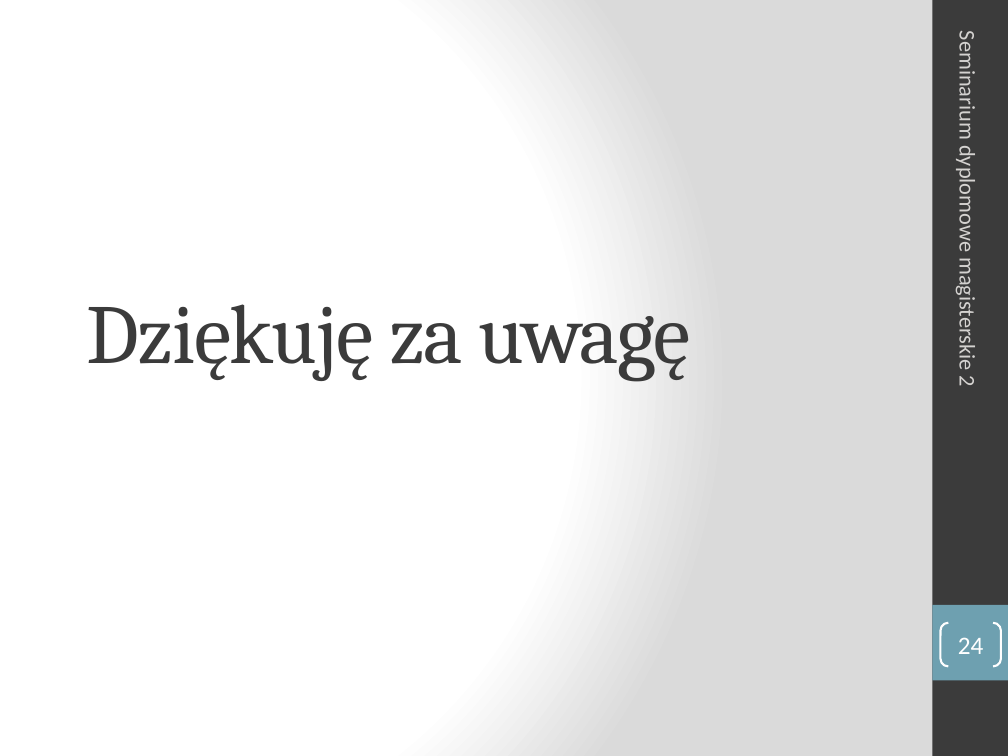
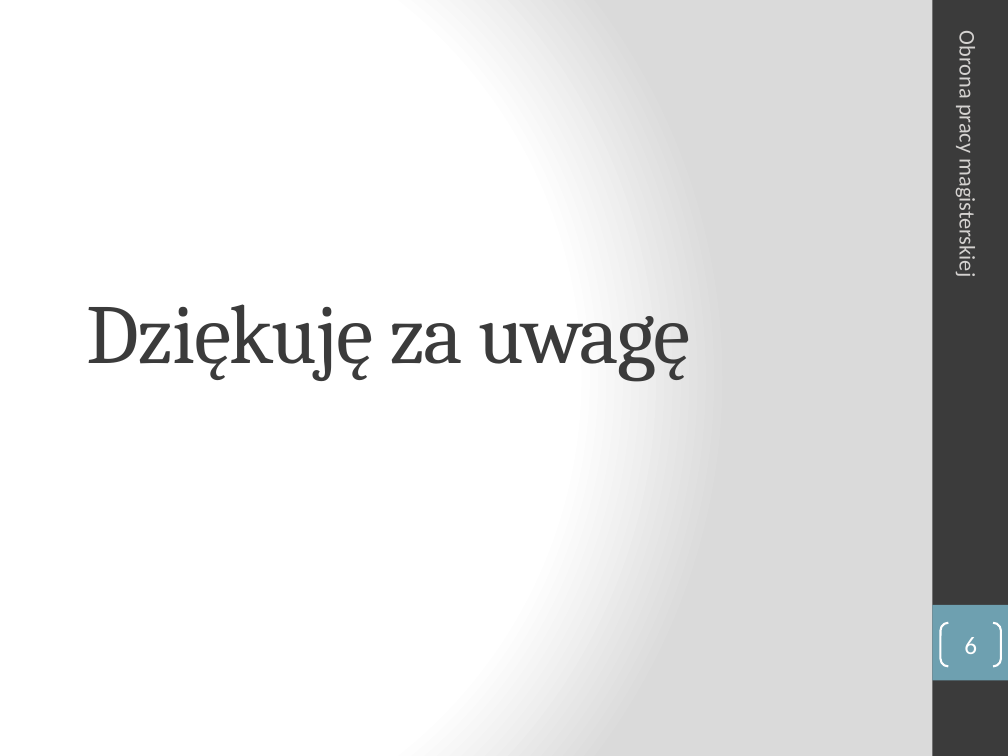
Before and after one commit to manisero/MasterThesis, a slide deck: slide 6 of thesis/presentation/presentation.pptx (slide 24 before the commit). Drawn at 1008x756 pixels with LibreOffice and Linux fonts; fonts in the diff are those of the drawing. Boxes give left, top, right and bottom in pixels: in the first picture for what was removed or moved away, otherwise in the second. Text is boxed around its words. In the diff, an @@ line names an element or a change of style, - is before the commit and + after.

```diff
--- a/thesis/presentation/presentation.pptx
+++ b/thesis/presentation/presentation.pptx
@@ text at (x1=954, y1=37, x2=981, y2=274): text changed @@
-Seminarium dyplomowe magisterskie 2
+Obrona pracy magisterskiej
@@ page number at (x1=964, y1=637, x2=977, y2=654): text changed @@
-24
+6
```
Also in this commit, not shown: 4 other slides changed, 1 slide added, 19 slides removed, 1 other file.
